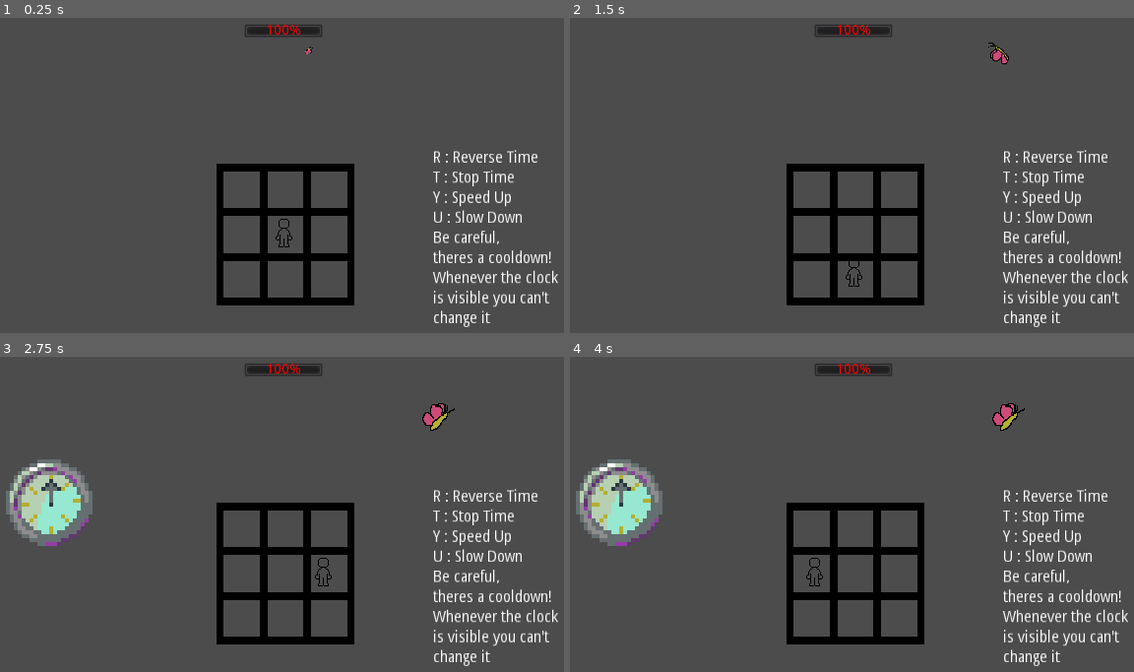
Above: before the commit, frames 1-4 (two rows, left to right).
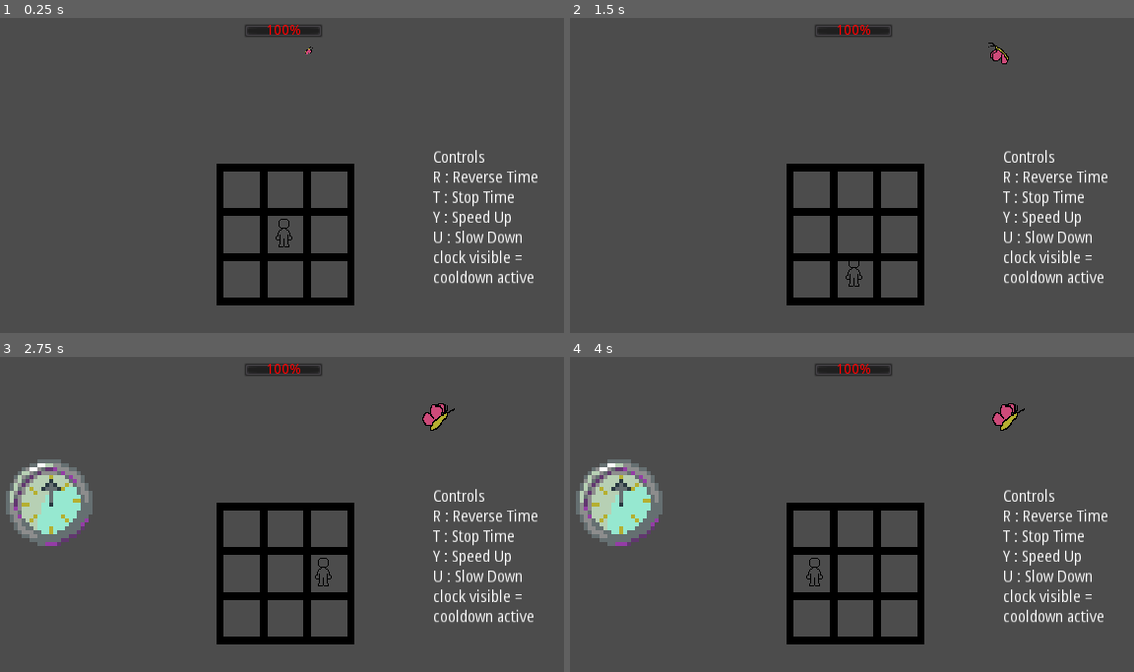
Above: after the commit, the same moments.

Repository: andersAsch0/Island-Game
Game: Godot game, scene res://scenes/BattleMode.tscn
Same seed, same stepped clock (60 frames per second), same inputs: the game is played once before the commit and once after it. This scene is started directly instead of the project's main scene.
Inputs:
- Up to frame 1 (0.25 s): no input
- Up to frame 2 (1.5 s): tap Enter (ui_accept) at 0.5, 0.77 s; hold Right (ui_right) 0.53-1.28 s; hold Space (dash) 0.53-1.28 s; hold Down (ui_down) from 1.28 s (still down); tap F (enter_fight) at 1.35 s
- Up to frame 3 (2.75 s): tap Enter (ui_accept) at 1.52 s; release Down (ui_down) at 2.03 s; hold Right (ui_right) from 2.03 s (still down); hold T (stopTime) from 2.03 s (still down)
- Up to frame 4 (4 s): tap Enter (ui_accept) at 2.75, 3.02, 3.5, 3.77 s; release Right (ui_right) at 2.78 s; release T (stopTime) at 2.78 s; hold Up (ui_up) 2.78-3.53 s; tap Space (dash) at 2.85 s; hold Left (ui_left) from 3.53 s (still down); hold F (enter_fight) from 3.53 s (still down)

The runs differ from the first frame. In frame 1, 2.9% of the frame differs, in the area x 76-99%, y 41-99%; in frame 2, 2.9%; in frame 3, 2.9%; in frame 4, 2.9%.

Commit message:
messing around w grid jumping
this didnt rly work, new plan

Diff:
--- a/scenes/BattleMode.tscn
+++ b/scenes/BattleMode.tscn
@@ -131,15 +131,13 @@
 margin_right = 416.0
 margin_bottom = 218.0
 rect_scale = Vector2( 0.5, 0.6 )
-text = "R : Reverse Time
+text = "Controls
+R : Reverse Time
 T : Stop Time
 Y : Speed Up
 U : Slow Down
-Be careful,
-theres a cooldown!
-Whenever the clock
-is visible you can't
-change it"
+clock visible =
+cooldown active"
 
 [node name="Clock" type="AnimatedSprite" parent="."]
 visible = false
--- a/scenes/BattleModePlayer.tscn
+++ b/scenes/BattleModePlayer.tscn
@@ -159,6 +159,10 @@
 rotation = 1.57938
 shape = SubResource( 11 )
 
+[node name="inputTimer" type="Timer" parent="."]
+wait_time = 0.1
+one_shot = true
+
 [node name="DashCooldown" type="Timer" parent="."]
 one_shot = true
 
@@ -181,3 +185,4 @@
 shape = SubResource( 25 )
 
 [connection signal="timeout" from="DashTimer" to="." method="_on_DashTimer_timeout"]
+[connection signal="timeout" from="inputTimer" to="." method="_on_inputTimer_timeout"]
--- a/scripts/battleMode/BattleModePlayer.gd
+++ b/scripts/battleMode/BattleModePlayer.gd
@@ -16,7 +16,10 @@
 var dash_animations = ["dash left", "dash right", "dash up", "dash down"]
 var direction = UP
 var velocity = Vector2.ZERO
+var storagePos = Vector2.ZERO
 
+func _ready():
+	storagePos = position
 
 func _process(delta):
 
@@ -58,22 +61,43 @@
 #		isDashing = true
 #		$DashTimer.start()
 	if(event.is_action_pressed("ui_up")):
-		position.y -= 20
+		updateInputTimer()
+		storagePos.y -= 20
 	elif(event.is_action_released("ui_up")):
-		position.y += 20
+		updateInputTimer()
+		storagePos.y += 20
 	elif(event.is_action_pressed("ui_down")):
-		position.y += 20
+		updateInputTimer()
+		storagePos.y += 20
 	elif(event.is_action_released("ui_down")):
-		position.y -= 20
+		updateInputTimer()
+		storagePos.y -= 20
 	elif(event.is_action_pressed("ui_right")):
-		position.x += 20
+		updateInputTimer()
+		storagePos.x += 20
 	elif(event.is_action_released("ui_right")):
-		position.x -= 20
+		updateInputTimer()
+		storagePos.x -= 20
 	elif(event.is_action_pressed("ui_left")):
-		position.x -= 20
+		updateInputTimer()
+		storagePos.x -= 20
 	elif(event.is_action_released("ui_left")):
-		position.x += 20
+		updateInputTimer()
+		storagePos.x += 20
 
+# new plan: when button is pressed, start moving immediately
+# but the jump to another square takes a little time (animation w invuln)
+# so during that animation, it will note any more inputs and redirect you mid jump
+# (bur doesnt restart jump time, so jumps are always the same length to avoid most cheesing)
+
+func updateInputTimer():
+	if $inputTimer.time_left == 0:
+		$inputTimer.start()
+	# on any of those 8 actions, start timer
+	# on timer end, update position
+	# actions during timer cant restart it
+func _on_inputTimer_timeout():
+	position = storagePos
 
 func getHit(damage:int):
 	print("ouch")
